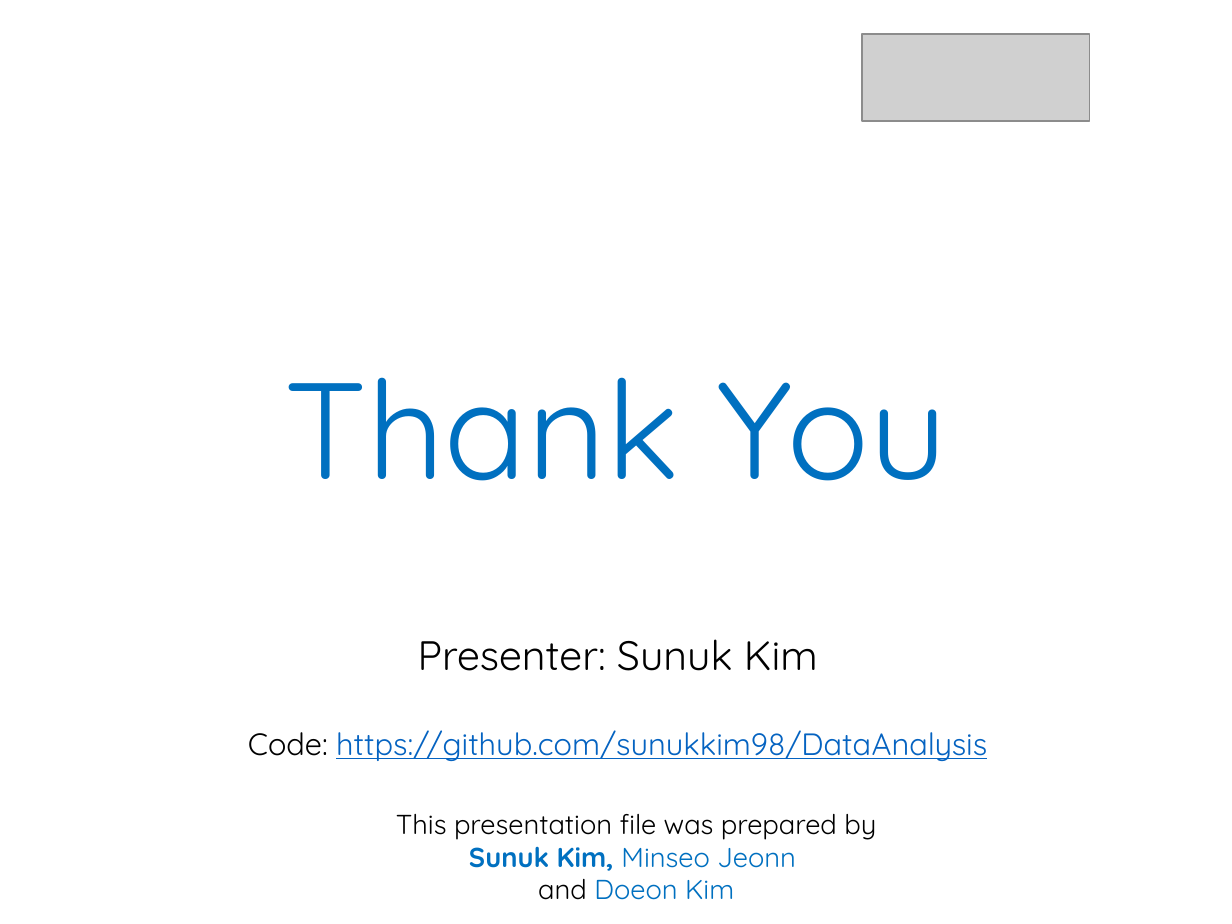
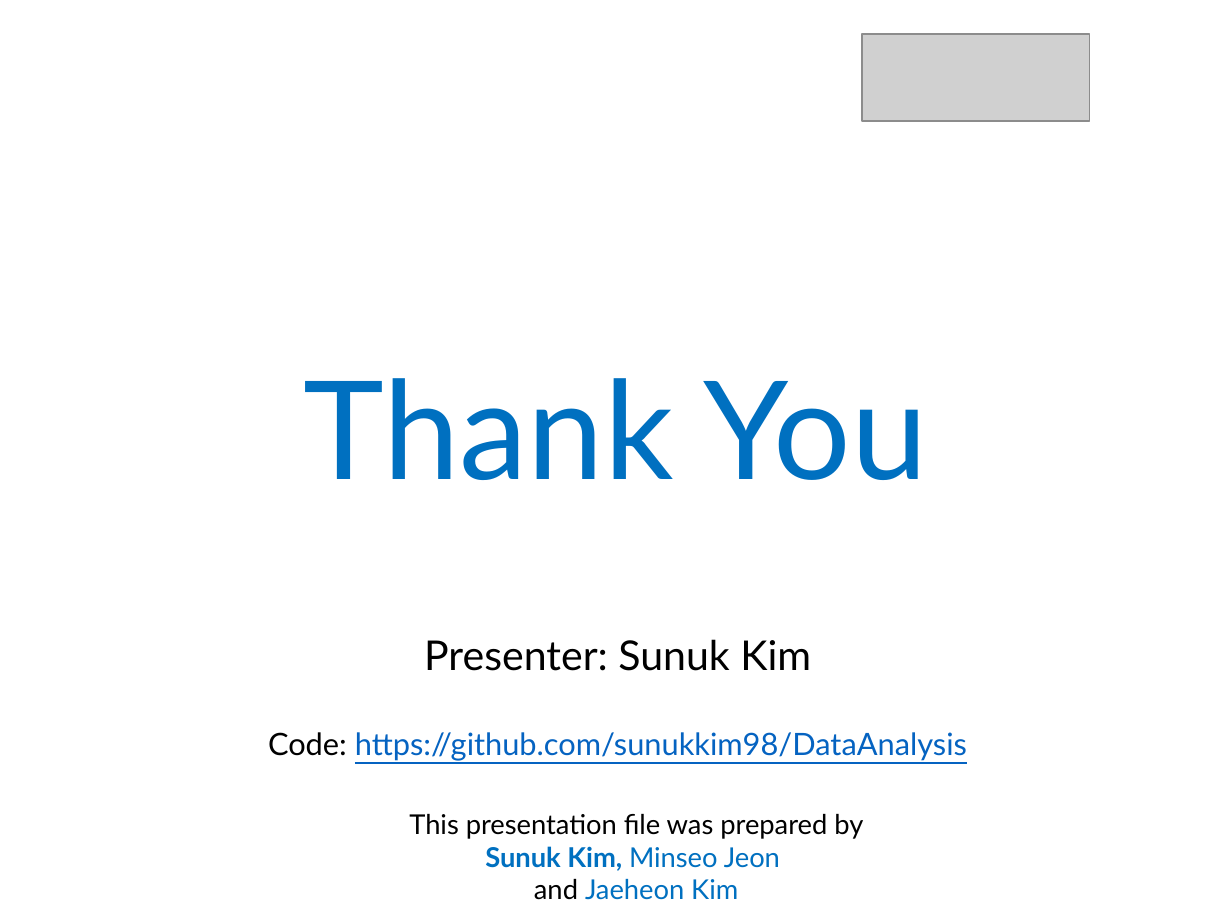
Before and after one commit to sunukkim98/DataAnalysis, a slide deck: slide 32 of mid_term_project/data_analysis_midterm_project_slide.pptx (slide 28 before the commit). Drawn at 1232x924 pixels with LibreOffice and Linux fonts; fonts in the diff are those of the drawing; grey boxes stand for pictures. Boxes give left, top, right and bottom in pixels: in the first picture for what was removed or moved away, otherwise in the second. Text is boxed around its words. In the diff, an @@ line names an element or a change of style, - is before the commit and + after.

Commit message:
fix: ppt

```diff
--- a/mid_term_project/data_analysis_midterm_project_slide.pptx
+++ b/mid_term_project/data_analysis_midterm_project_slide.pptx
@@ font Quicksand to Lato in 3 elements at (x1=304, y1=378, x2=927, y2=480), (x1=424, y1=639, x2=811, y2=671), (x1=268, y1=732, x2=967, y2=761) @@
@@ text at (x1=409, y1=814, x2=863, y2=900): text changed; font Quicksand to Lato @@
-This presentation file was prepared by Sunuk Kim, Minseo Jeonn
-and Doeon Kim
+This presentation file was prepared by Sunuk Kim, Minseo Jeon
+and Jaeheon Kim
```
Also in this commit, not shown: 27 other slides changed, 4 slides added.
